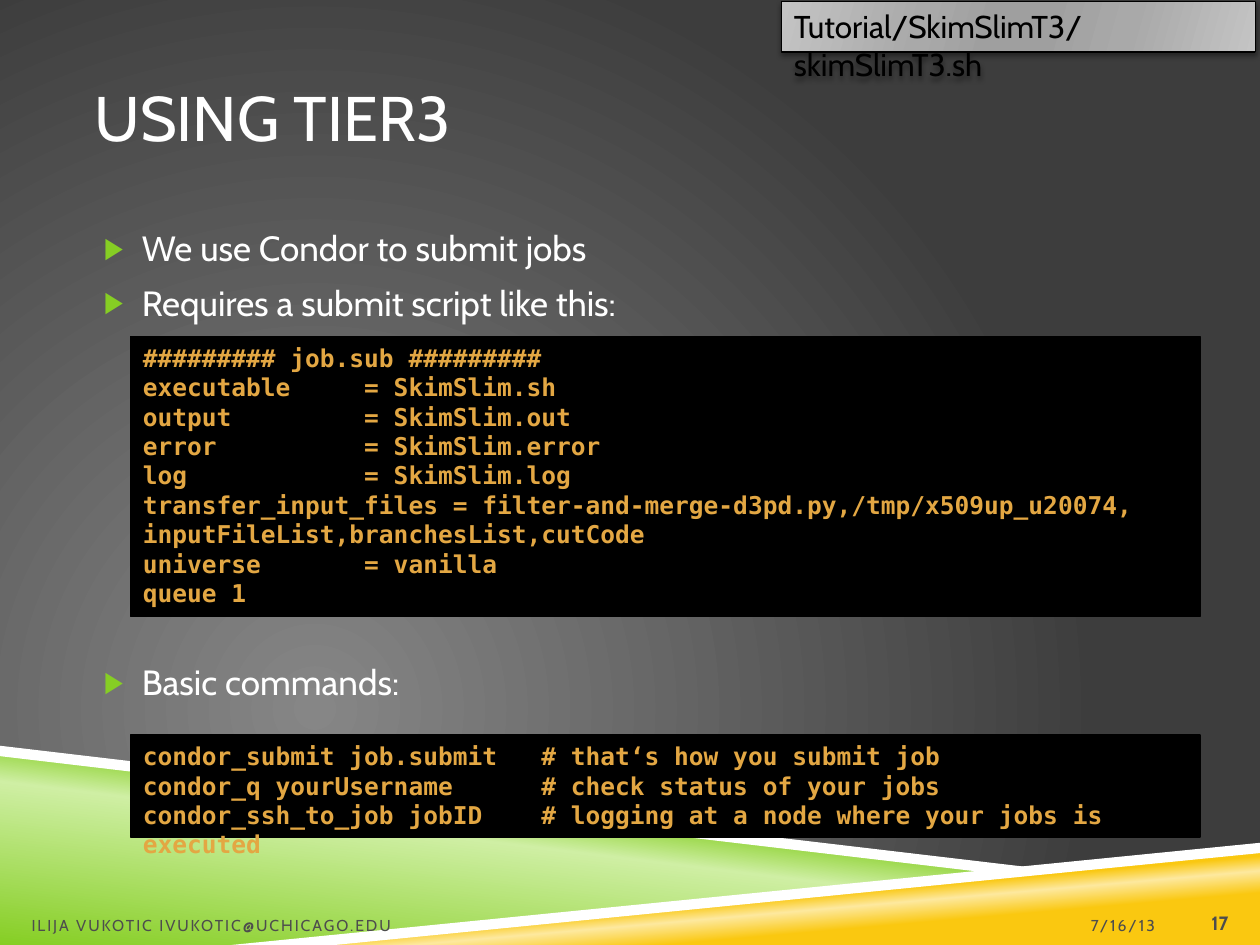
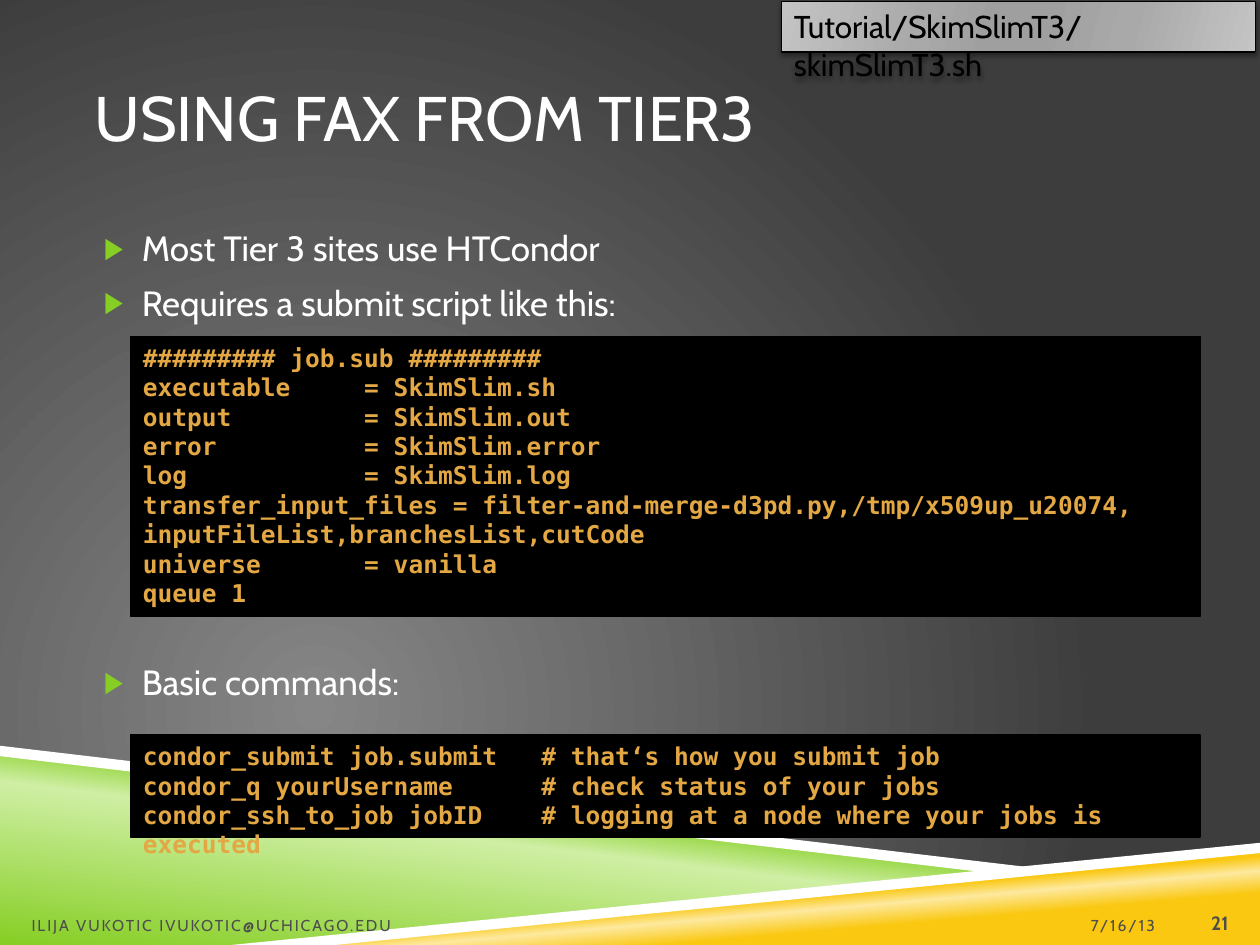
Before and after one commit to ivukotic/Tutorial, a slide deck: slide 21 of Tutorial.pptx (slide 17 before the commit). Drawn at 1260x945 pixels with LibreOffice and Linux fonts; fonts in the diff are those of the drawing; background and template pictures are left out. Boxes give left, top, right and bottom in pixels: in the first picture for what was removed or moved away, otherwise in the second. Text is boxed around its words. In the diff, an @@ line names an element or a change of style, - is before the commit and + after.

```diff
--- a/Tutorial.pptx
+++ b/Tutorial.pptx
@@ title at [94,96,755,142]: text changed @@
-USING TIER3
+USING FAX FROM TIER3
@@ text at [142,234,600,262]: text changed @@
-▶ We use Condor to submit jobs
+▶ Most Tier 3 sites use HTCondor
@@ page number at [1211,916,1228,930]: text changed @@
-17
+21
```
Also in this commit, not shown: 15 other slides changed, 4 slides added.
